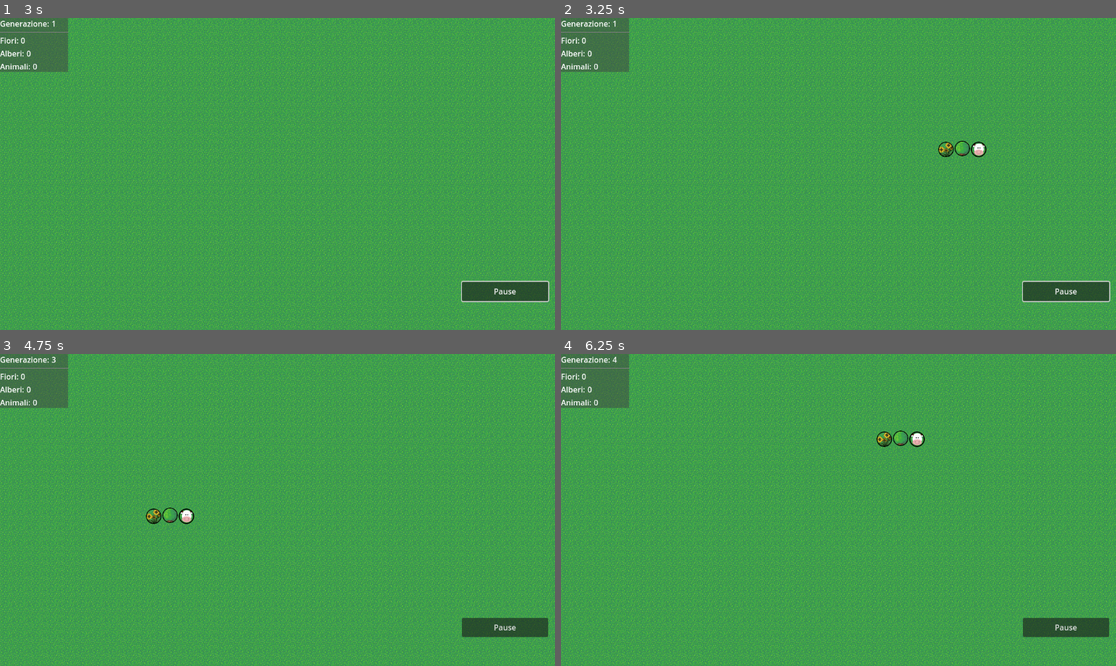
Above: before the commit, frames 1-4 (two rows, left to right).
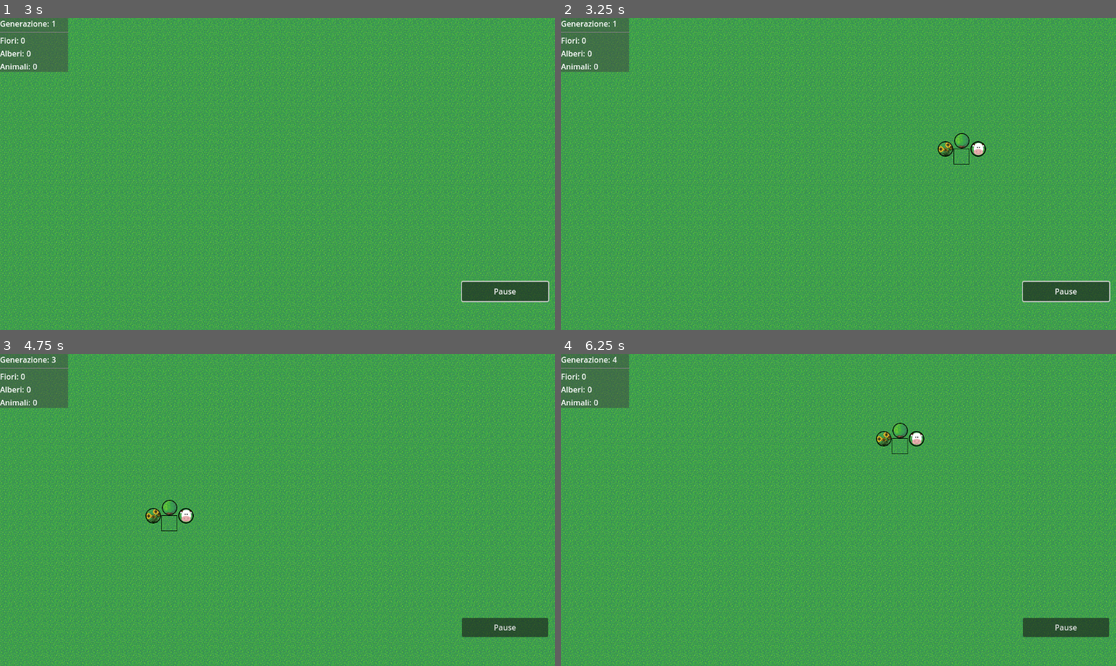
Above: after the commit, the same moments.

Repository: Pyos92/Panta-Rhei
Game: Godot game, scene res://scenes/main.tscn
Two runs of this game, one before a commit and one after it. Both use one fixed random seed, a clock stepped at 60 frames per second and the inputs below.
Inputs (mouse positions are in pixels of both pictures, inside the frame that each line leads up to; where the layout moved, square brackets give the same spot in the first picture):
- Up to frame 1 (3 s): click "Auto-Play" at 0.5 s; click "Pause" at 1.25 s; click "Auto-Play" at 2 s; move the mouse to (399, 158) at 2.77 s; click (399, 158) at 2.92 s
- Up to frame 2 (3.25 s): no input
- Up to frame 3 (4.75 s): click (382, 485) at 3.5 s; tap Enter at 4.25 s; move the mouse to (166, 525) at 4.27 s; click (166, 525) at 4.42 s
- Up to frame 4 (6.25 s): click (733, 506) [733, 516] at 5 s; tap Space at 5.75 s; move the mouse to (894, 441) at 5.77 s; click (894, 441) at 5.92 s

Frame 1 is identical in both runs. In frame 2, 0.3% of the frame differs, in the area x 67-77%, y 36-47%; in frame 3, 0.3%; in frame 4, 0.3%, in the area x 56-66%, y 22-33%.

Commit message:
gestione selezione

Diff:
--- a/scenes/entities/tile.gd
+++ b/scenes/entities/tile.gd
@@ -28,10 +28,19 @@
 var next_step_action := CellNextStep.IDLE
 var root_tile : Tile = null
 var branch_tiles : Array[Tile] = []
+var selected := false:
+	get: return selected
+	set(value):
+		selected = value;
+		queue_redraw()
 
 func _ready() -> void:
 	coords_label.text = str(int(coords.x)) + ", " + str(int(coords.y))
 	GameManager.debug_mode_switched.connect(func(): coords_label.visible = GameManager.debug_mode)
+
+func _draw() -> void:
+	if selected:
+		draw_rect(Rect2(Vector2(-CELL_SIZE/2, -CELL_SIZE/2), Vector2(CELL_SIZE, CELL_SIZE)), Color.BLACK, false, 1)
 
 func clear_tile():
 	if root_tile == null:
@@ -43,13 +52,14 @@
 	sub_type = 0
 	sprite.texture = load(SPRITE_EMPTY)
 	next_step_action = CellNextStep.IDLE
-
+	selected = false
 
 func spawn_flower():
 	_update_global_count(type, CellType.FLOWER)
 	type = CellType.FLOWER
 	sprite.texture = load(SPRITE_FLOWER)
 	next_step_action = CellNextStep.IDLE
+	selected = false
 
 func spawn_tree():
 	_update_global_count(type, CellType.TREE)
@@ -63,6 +73,7 @@
 	var t4 : Tile = GameManager.grid_manager.get_tile_at(coords, Vector2i.DOWN+Vector2i.RIGHT)
 	t4._spawn_tree(self, 4)
 	branch_tiles.append(t4)
+	selected = false
 
 func _spawn_tree(root_tile : Tile, _sub_type : int):
 	type = CellType.TREE
@@ -79,6 +90,7 @@
 	type = CellType.ANIMAL
 	sprite.texture = load(SPRITE_ANIMAL)
 	next_step_action = CellNextStep.IDLE
+	selected = false
 
 func set_next_step_action(action : CellNextStep):
 	next_step_action = action
--- a/scenes/entities/tile.tscn
+++ b/scenes/entities/tile.tscn
@@ -14,6 +14,7 @@
 
 [node name="Sprite" type="Sprite2D" parent="."]
 unique_name_in_owner = true
+z_index = -1
 texture = ExtResource("2_bj6mn")
 
 [node name="Coords" type="Label" parent="."]
--- a/scenes/main.gd
+++ b/scenes/main.gd
@@ -1,5 +1,7 @@
 extends Node2D
 class_name Main
+
+var last_selected_cell : Tile = null
 
 func _ready() -> void:
 	GameManager.main = self
@@ -20,6 +22,8 @@
 
 func _unhandled_input(event: InputEvent) -> void:
 	if event is InputEventMouseButton and event.is_released():
+		if GameManager.last_selected_tile != null:
+			GameManager.last_selected_tile.selected = false
 		var spawn_menu = GameManager.ui.spawn_menu
 		if event.button_index == MOUSE_BUTTON_LEFT:
 			var cell : Tile = raycast(event.position)
@@ -27,6 +31,8 @@
 				spawn_menu.set_cell(cell)
 				spawn_menu.position = cell.global_position
 				spawn_menu.visible = true
+				cell.selected = true
+				GameManager.last_selected_tile = cell
 		elif event.button_index == MOUSE_BUTTON_RIGHT:
 			spawn_menu.visible = false
 
--- a/scenes/ui/SpawnMenu.tscn
+++ b/scenes/ui/SpawnMenu.tscn
@@ -16,17 +16,17 @@
 
 [node name="Control" type="Control" parent="."]
 anchors_preset = 0
-offset_left = -49.0
-offset_top = -34.0
-offset_right = -9.0
-offset_bottom = 6.0
+offset_left = -50.0
+offset_top = -50.0
+offset_right = 48.0
+offset_bottom = -14.0
 
 [node name="SpawnFlower" type="TextureButton" parent="Control"]
 unique_name_in_owner = true
 layout_mode = 0
-offset_top = 3.0
+offset_top = 18.0
 offset_right = 32.0
-offset_bottom = 35.0
+offset_bottom = 50.0
 texture_normal = ExtResource("2_rxgyp")
 
 [node name="SpawnTree" type="TextureButton" parent="Control"]
@@ -42,7 +42,7 @@
 unique_name_in_owner = true
 layout_mode = 0
 offset_left = 68.0
-offset_top = 3.0
+offset_top = 18.0
 offset_right = 100.0
-offset_bottom = 35.0
+offset_bottom = 50.0
 texture_normal = ExtResource("4_xcudt")
--- a/scripts/autoloads/game_manager.gd
+++ b/scripts/autoloads/game_manager.gd
@@ -17,6 +17,8 @@
 var ui : UI
 
 var _cumulative_delta : float = 0
+
+var last_selected_tile : Tile = null
 
 signal debug_mode_switched
 signal game_state_changed
